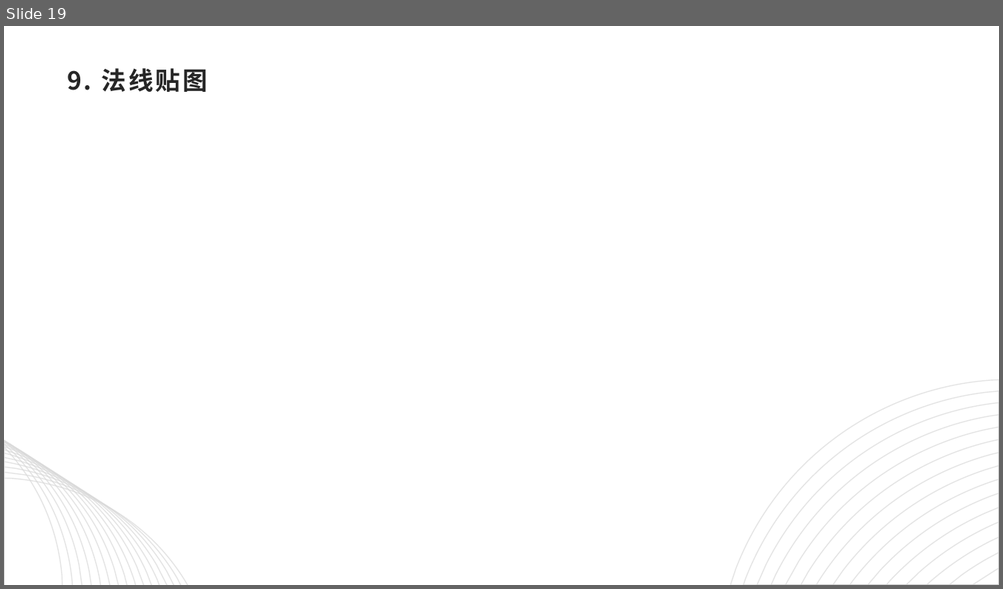
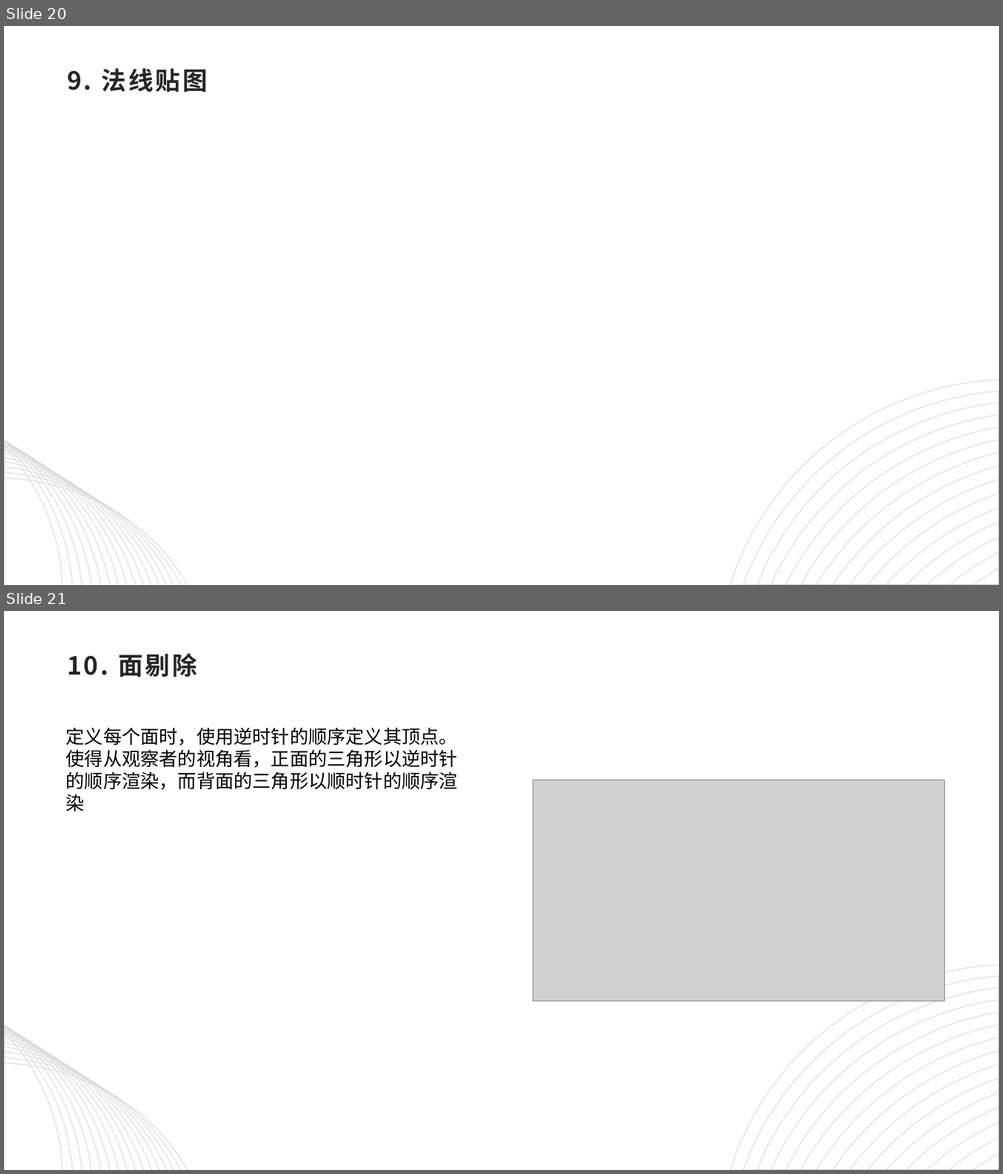
Before and after one commit to computer-graphic-2019/Group19, a slide deck: CG_final.pptx. Shown one above the other, each under a label of ours: slide 19 before the commit, slides 20 and 21 after it. The pictures are 1003x589 and 1003x1174 pixels, drawn with LibreOffice and Linux fonts; fonts in the diff are those of the drawing; grey boxes stand for pictures. Boxes give left, top, right and bottom in pixels: in the first picture for what was removed or moved away, otherwise in the second. Text is boxed around its words. In the diff, an @@ line names an element or a change of style, - is before the commit and + after.

```diff
--- a/CG_final.pptx
+++ b/CG_final.pptx
@@ slide 21 added at (x1=4, y1=611, x2=999, y2=1170), background #FFFFFF; not listed: 31 template elements that a slide beside it also shows @@
@@ title added at (x1=67, y1=653, x2=196, y2=677), 24 pt, text #262626, bold @@
+10. 面剔除
@@ text added at (x1=66, y1=727, x2=458, y2=812), 18 pt, text #000000 @@
+定义每个面时，使用逆时针的顺序定义其顶点。
+使得从观察者的视角看，正面的三角形以逆时针的顺序渲染，而背面的三角形以顺时针的顺序渲染
@@ picture added at (x1=533, y1=780, x2=944, y2=1002) @@
@@ what was slide 19 is now slide 20 @@
```
Also in this commit, not shown: 3 slides changed, 1 other slide added.
